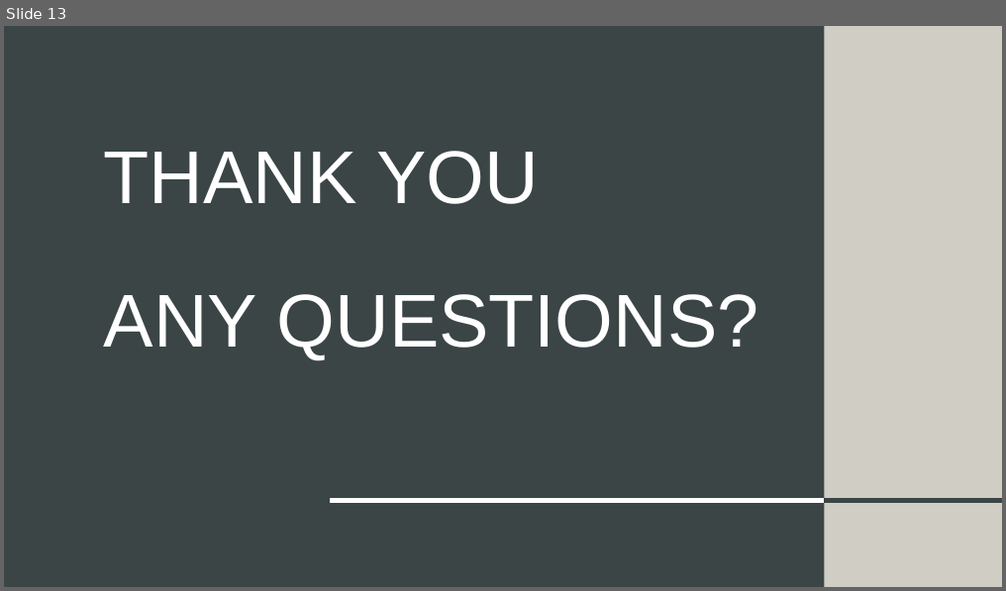
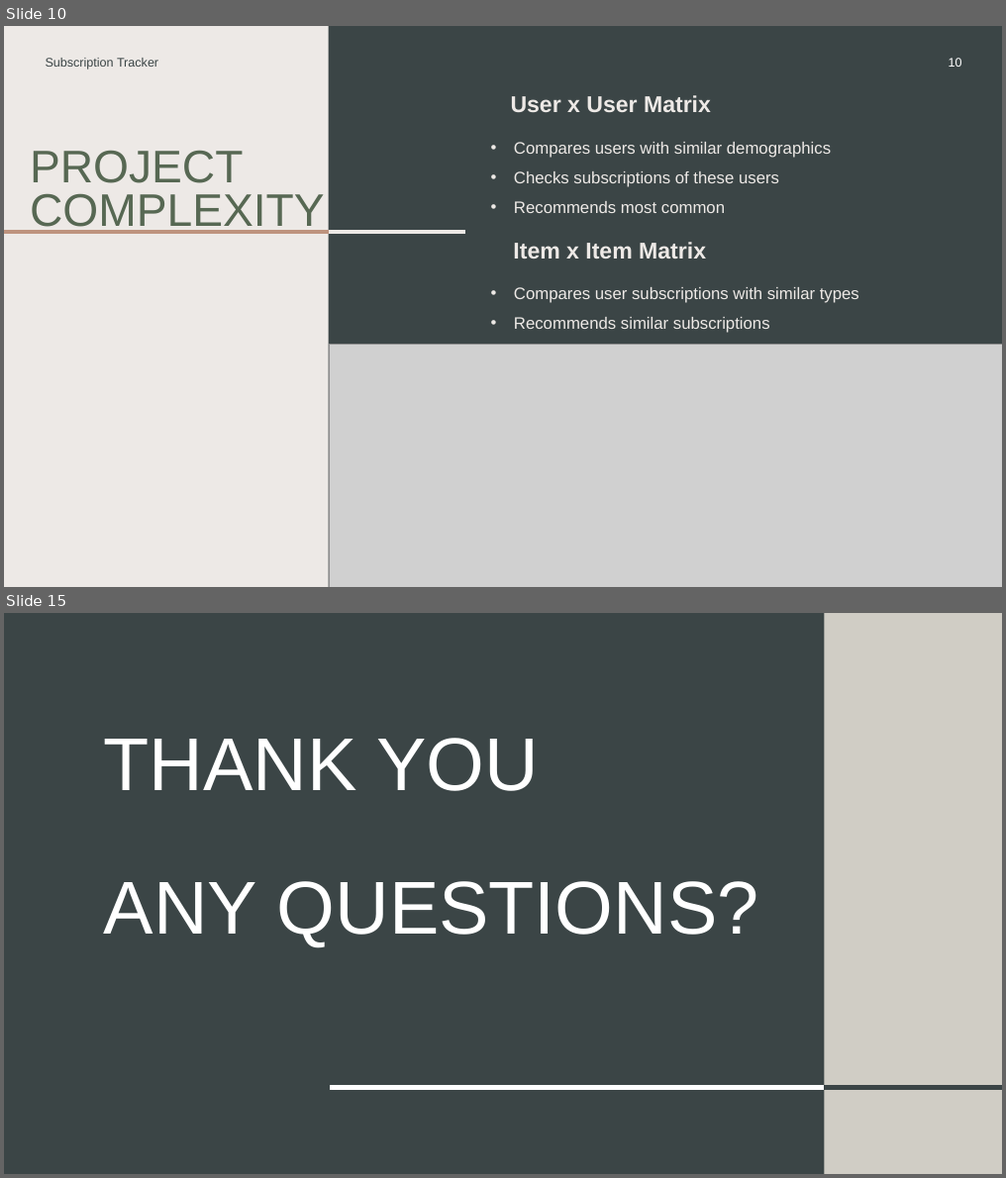
Before and after one commit to DorkSoul/4th-Year, a slide deck: Final-Year-Project/Subscription Tracker.pptx. Shown one above the other, each under a label of ours: slide 13 before the commit, slides 10 and 15 after it; the slides between them are not shown. The pictures are 1006x591 and 1006x1178 pixels, drawn with LibreOffice and Linux fonts; fonts in the diff are those of the drawing; grey boxes stand for pictures. Boxes give left, top, right and bottom in pixels: in the first picture for what was removed or moved away, otherwise in the second. Text is boxed around its words. In the diff, an @@ line names an element or a change of style, - is before the commit and + after.

```diff
--- a/Final-Year-Project/Subscription Tracker.pptx
+++ b/Final-Year-Project/Subscription Tracker.pptx
@@ slide 10 added at <box>4,26,1002,587</box>, background #EDE9E6 @@
@@ rectangle added at <box>328,26,1002,587</box>, fill #3B4546 @@
@@ text added at <box>46,58,158,70</box>, 12 pt, text #3B4546 @@
+Subscription Tracker
@@ page number added at <box>948,58,962,67</box>, 12 pt, text #FFFFFF @@
+10
@@ text added at <box>511,95,711,112</box>, 22 pt, text #EDE9E6, bold @@
+User x User Matrix
@@ text added at <box>514,142,831,213</box>, 16 pt, text #EDE9E6 @@
+• Compares users with similar demographics
+• Checks subscriptions of these users
+• Recommends most common
@@ title added at <box>30,151,325,234</box>, 44 pt, text #576853 @@
+PROJECT COMPLEXITY
@@ line added from (4, 232) to (328, 232), #BE937E 4.5 pt @@
@@ line added from (328, 232) to (466, 232), #EDE9E6 4.5 pt @@
@@ text added at <box>513,242,706,259</box>, 22 pt, text #EDE9E6, bold @@
+Item x Item Matrix
@@ text added at <box>514,287,859,333</box>, 16 pt, text #EDE9E6 @@
+• Compares user subscriptions with similar types
+• Recommends similar subscriptions
@@ picture added at <box>329,344,1002,587</box> @@
@@ what was slide 13 is now slide 15 @@
```
Also in this commit, not shown: 10 slides changed, 3 other slides added, 2 slides removed, 26 other files.
